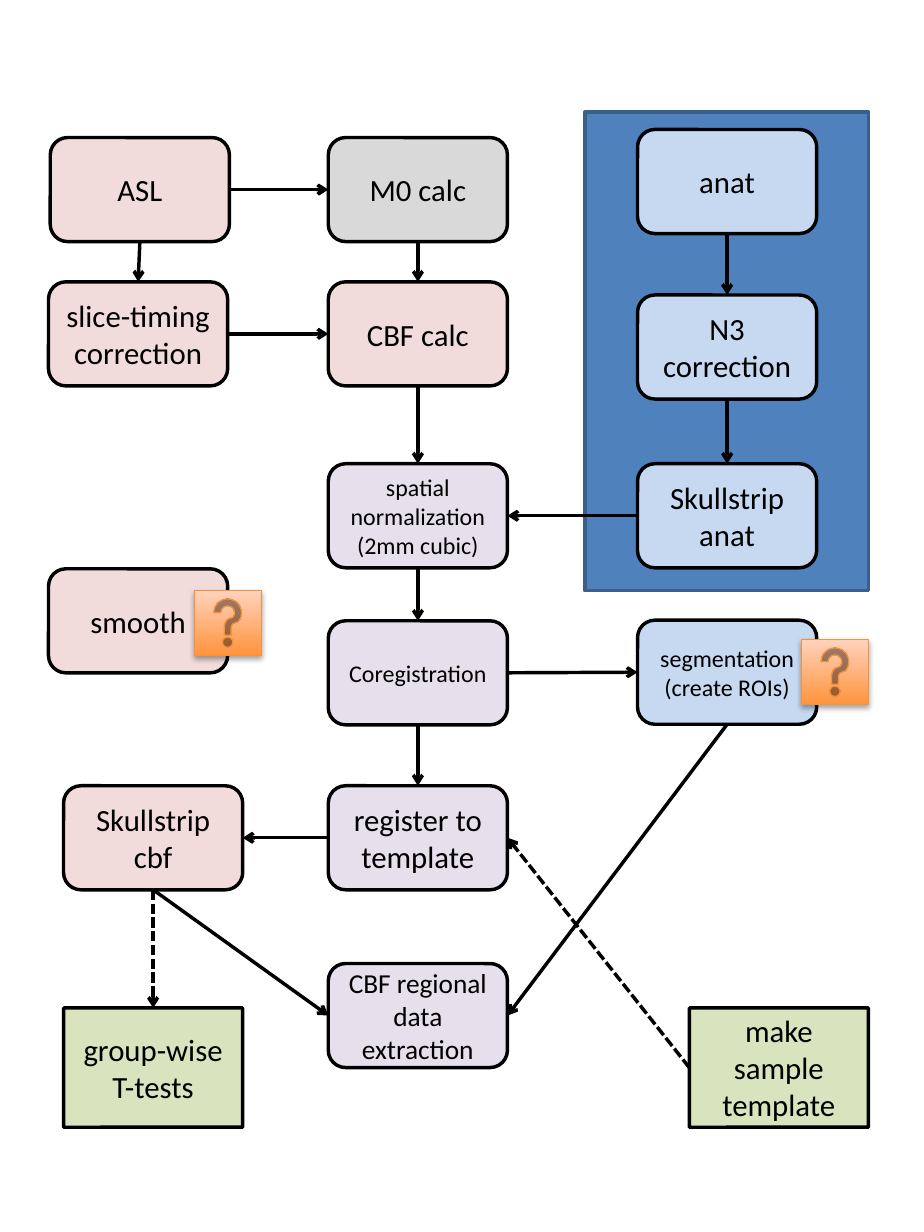
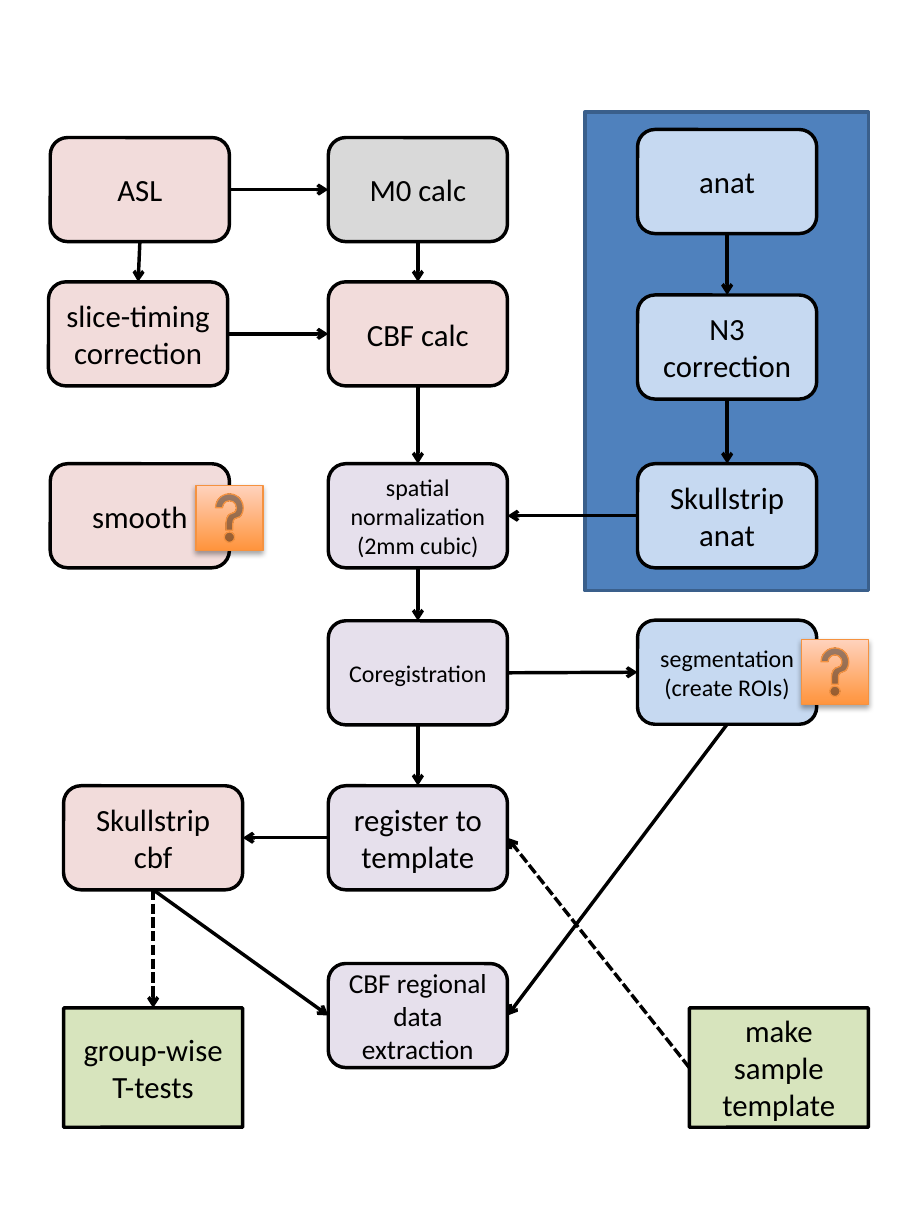
Before and after one commit to catcamacho/adult_pcasl, a slide deck: slide 1 of workflow.pptx. Drawn at 924x1232 pixels with LibreOffice and Linux fonts; fonts in the diff are those of the drawing. Boxes give left, top, right and bottom in pixels: in the first picture for what was removed or moved away, otherwise in the second. Text is boxed around its words. In the diff, an @@ line names an element or a change of style, - is before the commit and + after.

```diff
--- a/workflow.pptx
+++ b/workflow.pptx
@@ rounded rectangle "smooth": place and size @@
-rounded rectangle "smooth" at box(48, 569, 227, 673)
+rounded rectangle "smooth" at box(51, 463, 229, 567)
@@ action button help: place and size @@
-action button help at box(195, 591, 261, 657)
+action button help at box(196, 485, 262, 551)
```
Also in this commit, not shown: 2 other files.
